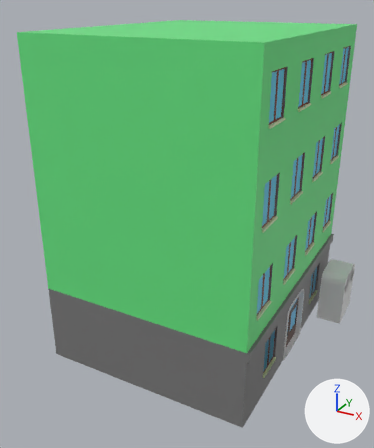
A saved change to the FBX model SafetyFirst/Budynek01.fbx.
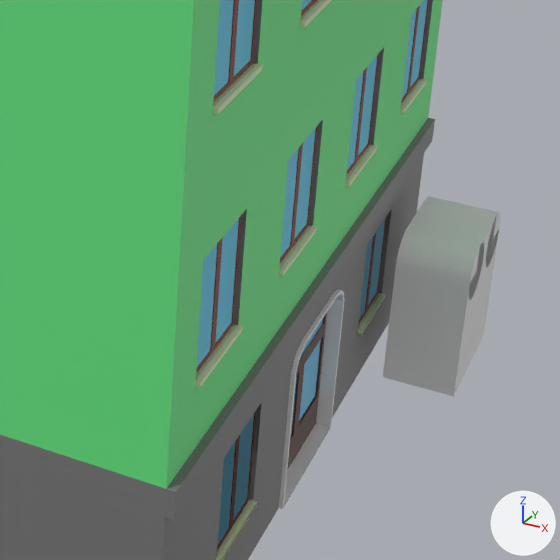
Each version appears first whole from a camera (50 mm lens) standing at (7.64, -17.24, 13.0) and looking at (-1.25, -1.06, 4.91), and next in a close-up on the part from 52% to 100% of the width and 44% to 84% of the height. The lights are fixed; the arrows at lower right show +X, +Y and +Z. Where no turn or scale is listed for an object, it has been applied to the vertices.

Before the edit, the objects in view are built like this:
```python
me_cylinder_002 = bpy.data.meshes.new('Cylinder.002')
me_cylinder_002.from_pydata(...)  # a 32-sided cylinder along x spanning x -0.5..0.5, y -0.4..0.4, z -0.4..0.4; a box spanning x -0.5..0.5, y -1.4..0.4, z -1.8..0.0; a box spanning x -0.5..0.5, y -1.0..0.0, z 0.0..0.4; a 32-sided cylinder along x spanning x -0.5..0.5, y -1.4..-0.6, z -0.4..0.4
me_plane_008 = bpy.data.meshes.new('Plane.008')
me_plane_008.from_pydata(...)  # 893 vertices, 808 faces; spans x -4.0..4.1, y -5.0..5.0, z 0.0..12.0
# faces by material slot: [164, 120, 54, 56, 14, 272, 32, 96]
me_plane_008.materials.append(mat_bottom)  # grey #7a7a7a
me_plane_008.materials.append(mat_upper)  # green #69e784
me_plane_008.materials.append(mat_door)  # brown #522f20
me_plane_008.materials.append(mat_doorframe)  # white #e7e7e7
me_plane_008.materials.append(mat_doorglass)  # blue #6ec0e7
me_plane_008.materials.append(mat_window)  # brown #7c2c0b
me_plane_008.materials.append(mat_windowglass)  # cyan #5bc6e7
me_plane_008.materials.append(mat_windowsill)  # green #dae7b4
ob_cylinder_001 = bpy.data.objects.new('Cylinder.001', me_cylinder_002)
ob_cylinder_001.location = (3.86, 3.74, 1.91)
ob_plane = bpy.data.objects.new('Plane', me_plane_008)
ob_plane.location = (-1.0, 0.0, 0.0)
```
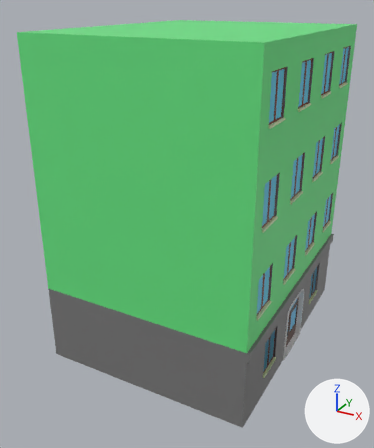
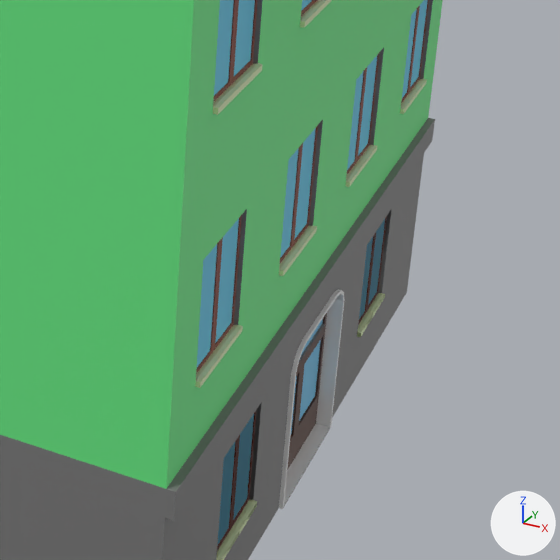
The newer file is also rescaled (x0.5), turned or shifted as a whole; pictures and numbers use the older file's frame.

Pixel boxes [x1, y1, x2, y2] of what changed, in the close-ups (560 x 560 px):
'Cylinder.001', deleted: before [383, 196, 500, 397]

The change in detail:
Object 'Cylinder.001' (ob_cylinder_001) is deleted.
